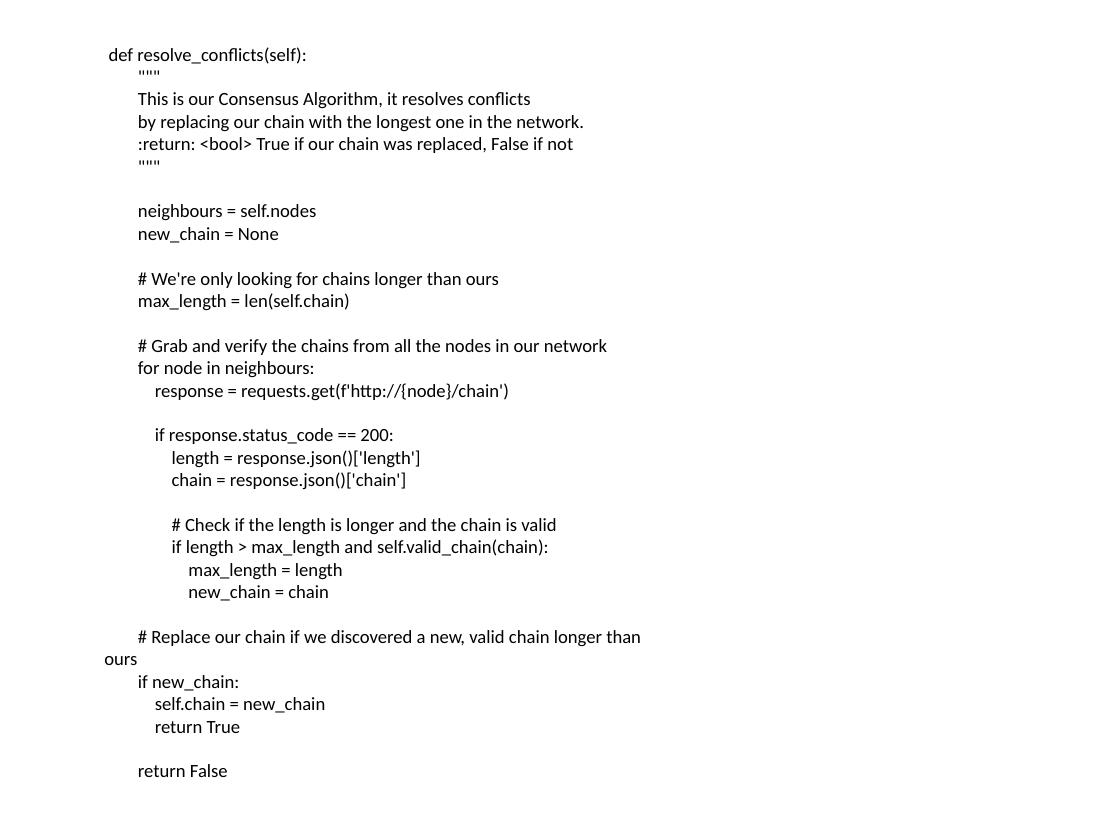
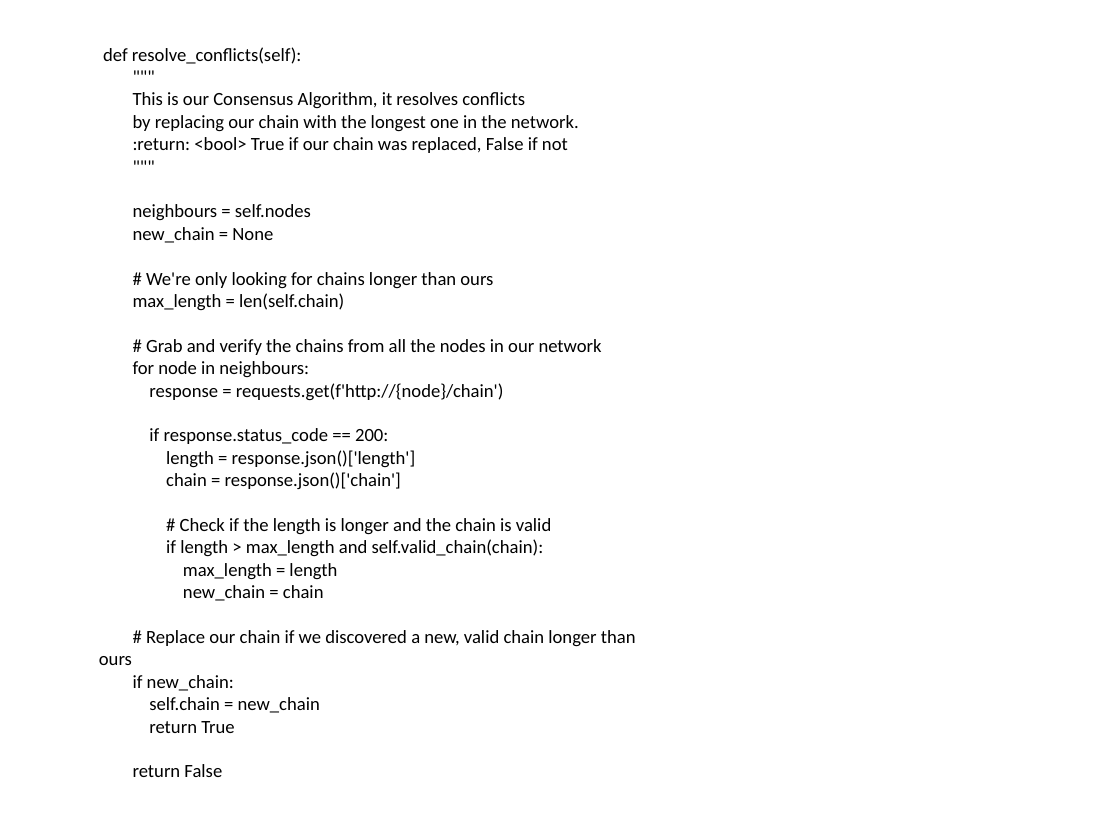
Before and after one commit to pkankipati/myblockchain, a slide deck: slide 49 of docs/Build a private blockchain.pptx. Drawn at 1120x840 pixels with LibreOffice and Linux fonts; fonts in the diff are those of the drawing. Boxes give left, top, right and bottom in pixels: in the first picture for what was removed or moved away, otherwise in the second. Text is boxed around its words. In the diff, an @@ line names an element or a change of style, - is before the commit and + after.

```diff
--- a/docs/Build a private blockchain.pptx
+++ b/docs/Build a private blockchain.pptx
@@ text "def resolve_conflicts(self):": place and size @@
-text "def resolve_conflicts(self):" at [109,47,641,777]
+text "def resolve_conflicts(self):" at [103,47,636,777]
```
Also in this commit, not shown: 37 other slides changed, 1 other file.
